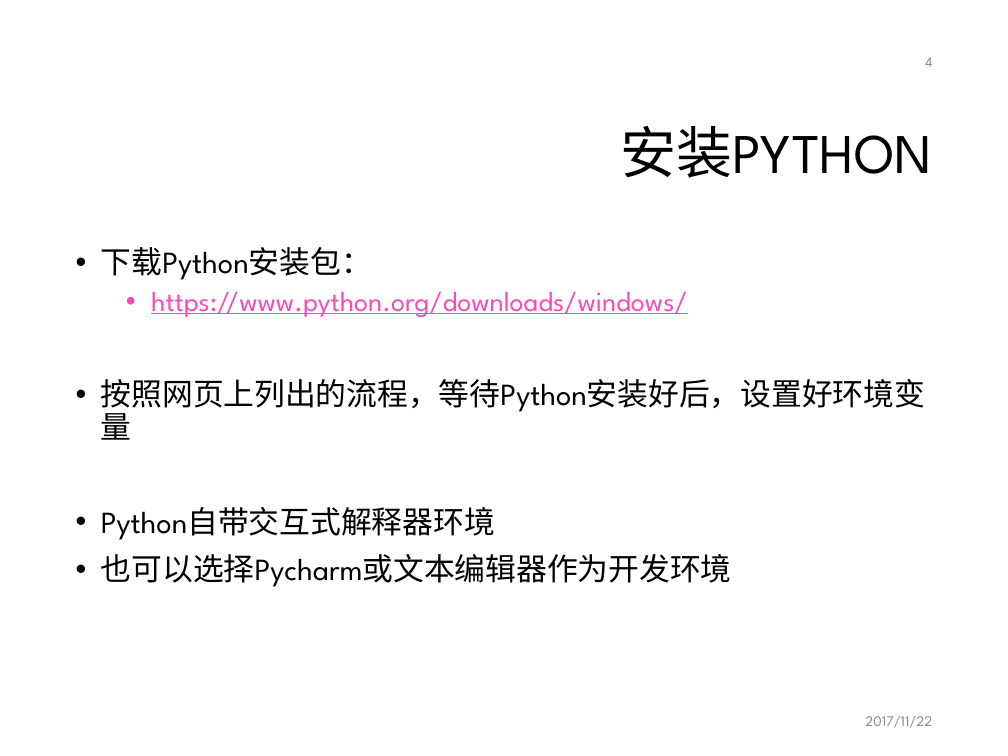
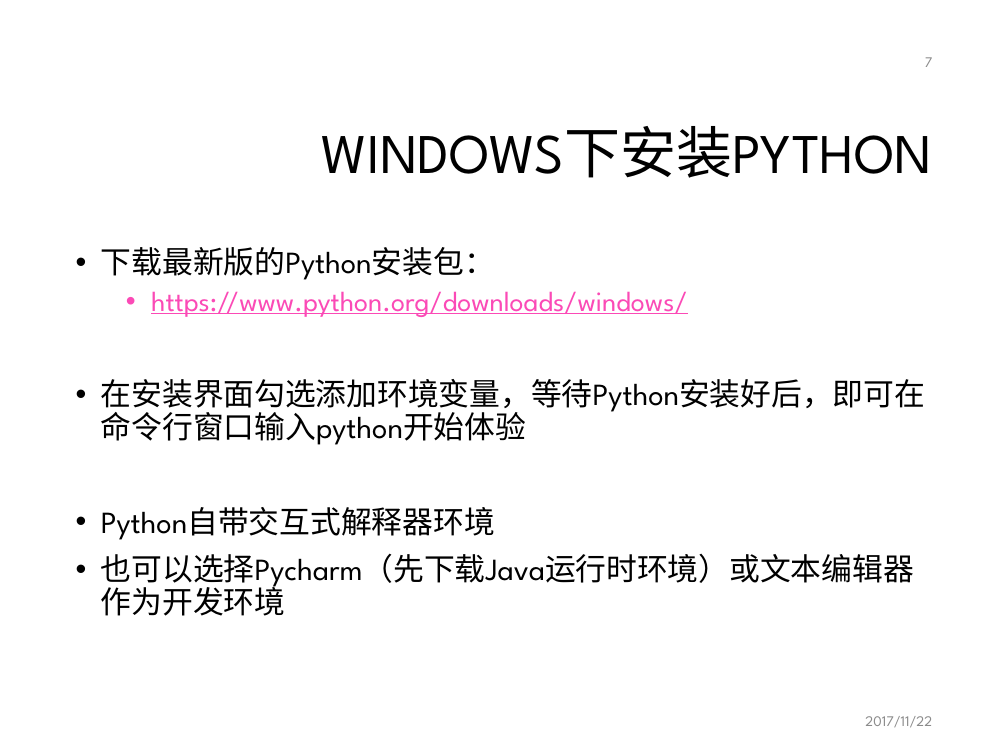
Before and after one commit to mcai/PythonTraining, a slide deck: slide 7 of intro_python_programming.pptx (slide 4 before the commit). Drawn at 1008x756 pixels with LibreOffice and Linux fonts; fonts in the diff are those of the drawing; background and template pictures are left out. Boxes give left, top, right and bottom in pixels: in the first picture for what was removed or moved away, otherwise in the second. Text is boxed around its words. In the diff, an @@ line names an element or a change of style, - is before the commit and + after.

```diff
--- a/intro_python_programming.pptx
+++ b/intro_python_programming.pptx
@@ page number at <box>925,57,933,67</box>: text changed @@
-4
+7
@@ title at <box>322,126,933,178</box>: text changed @@
-安装PYTHON
+WINDOWS下安装PYTHON
@@ text at <box>101,247,495,280</box>: text changed @@
-• 下载Python安装包：
+• 下载最新版的Python安装包：
@@ text at <box>101,379,925,445</box>: text changed @@
-• 按照网页上列出的流程，等待Python安装好后，设置好环境变量
+• 在安装界面勾选添加环境变量，等待Python安装好后，即可在命令行窗口输入python开始体验
@@ text at <box>101,553,914,616</box>: text changed @@
-• 也可以选择Pycharm或文本编辑器作为开发环境
+• 也可以选择Pycharm（先下载Java运行时环境）或文本编辑器作为开发环境
```
Also in this commit, not shown: 6 other slides changed, 9 slides added, 2 slides removed.
